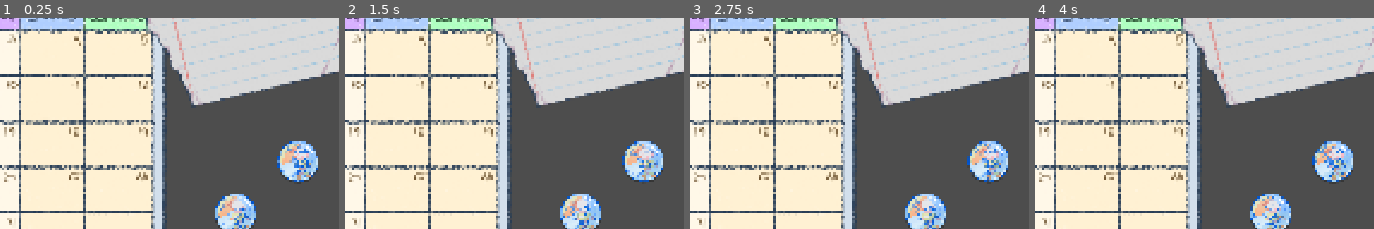
Above: before the commit, frames 1-4 (left to right).
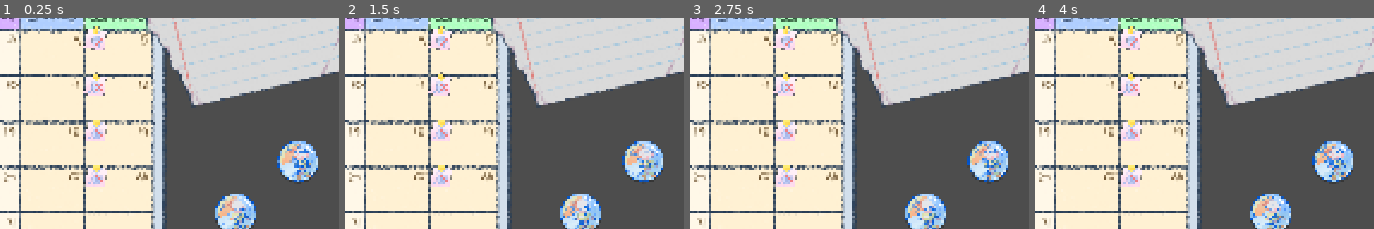
Above: after the commit, the same moments.

Repository: morsaastuta/SeviJam3
Game: Godot game, scene res://nodes/calendars/03.tscn
The game is run twice, just before and just after one commit, with the same random seed, the same clock (stepped at 60 frames per second) and the same inputs. This scene is started directly instead of the project's main scene.
Inputs (mouse positions are % of the whole screen's width and height, from its top left):
- Up to frame 1 (0.25 s): no input
- Up to frame 2 (1.5 s): tap Enter at 0.5 s; drag from (91, 72) to (8, 46) at 0.52 s; drag from (82, 84) to (8, 46) at 1.27 s
- Up to frame 3 (2.75 s): tap Space (ui_select) at 2 s; move the mouse to (53, 30) at 2.02 s; hold Up (ui_up) from 2.03 s (still down); tap U at 2.1 s
- Up to frame 4 (4 s): release Up (ui_up) at 2.75 s; drag from (35, 74) to (82, 84) at 2.77 s; move the mouse to (76, 69) at 3.52 s; hold Down (ui_down) from 3.53 s (still down); tap Tab at 3.6 s; tap Space (ui_select) at 3.77 s
The pictures show only the part of the screen within x 48-97%, y 38-88%; the shares and areas given below are measured in that part.

The runs differ from the first frame. In frame 1, 2.3% of the frame differs, in the area x 24-32%, y 3-81%; in frame 2, 2.3%; in frame 3, 2.3%; in frame 4, 2.3%.
Error in both runs: Invalid assignment of property or key 'screen' with value of type 'ColorRect' on a base object of type 'null instance'. (res://scripts/gd/calendar_behaviour.gd…

Commit message:
a

Diff:
--- a/nodes/calendars/03.tscn
+++ b/nodes/calendars/03.tscn
@@ -8,6 +8,7 @@
 [ext_resource type="PackedScene" uid="uid://b1fa3o8y0dt2n" path="res://nodes/packed/magnet_0.tscn" id="5_iv61d"]
 [ext_resource type="FontFile" uid="uid://4soe34omom8k" path="res://assets/font/LT Colored Pencil.otf" id="5_liwia"]
 [ext_resource type="Texture2D" uid="uid://2ypckt2xfjqr" path="res://assets/images/post-its/p_rain.png" id="6_7amuo"]
+[ext_resource type="Texture2D" uid="uid://cx03q7yuadtdl" path="res://assets/images/post-its/p_no_magnet.png" id="9_aan61"]
 
 [sub_resource type="Theme" id="Theme_13yls"]
 
@@ -84,6 +85,26 @@
 theme = SubResource("Theme_13yls")
 color = Color(0, 0, 0, 0)
 
+[node name="PNoMagnet" type="Sprite2D" parent="."]
+position = Vector2(1293, 436)
+scale = Vector2(0.1, 0.1)
+texture = ExtResource("9_aan61")
+
+[node name="PNoMagnet2" type="Sprite2D" parent="."]
+position = Vector2(1292, 547)
+scale = Vector2(0.1, 0.1)
+texture = ExtResource("9_aan61")
+
+[node name="PNoMagnet3" type="Sprite2D" parent="."]
+position = Vector2(1294, 658)
+scale = Vector2(0.1, 0.1)
+texture = ExtResource("9_aan61")
+
+[node name="PNoMagnet4" type="Sprite2D" parent="."]
+position = Vector2(1294, 767)
+scale = Vector2(0.1, 0.1)
+texture = ExtResource("9_aan61")
+
 [connection signal="gui_input" from="Tray/ColorRect" to="Tray/ColorRect" method="_on_gui_input"]
 
 [editable path="Week3"]
--- a/nodes/calendars/06.tscn
+++ b/nodes/calendars/06.tscn
@@ -7,10 +7,10 @@
 [ext_resource type="Texture2D" uid="uid://bxaub4c5qlrvu" path="res://assets/images/props/help_windstorm.png" id="4_phkgn"]
 [ext_resource type="PackedScene" uid="uid://bd2jiaw5hiskq" path="res://nodes/packed/week.tscn" id="5_fstfa"]
 [ext_resource type="FontFile" uid="uid://4soe34omom8k" path="res://assets/font/LT Colored Pencil.otf" id="5_wcfft"]
-[ext_resource type="PackedScene" uid="uid://b1fa3o8y0dt2n" path="res://nodes/packed/magnet_0.tscn" id="6_q43t1"]
 [ext_resource type="Texture2D" uid="uid://cx03q7yuadtdl" path="res://assets/images/post-its/p_no_magnet.png" id="7_2vcs6"]
 [ext_resource type="PackedScene" uid="uid://voinhe3w734h" path="res://nodes/packed/sticker.tscn" id="7_6nj40"]
 [ext_resource type="Texture2D" uid="uid://cv18dhlp5mkos" path="res://assets/images/icons/stickers/s_virgen.png" id="8_4reae"]
+[ext_resource type="PackedScene" uid="uid://fjghibbvx8dn" path="res://nodes/packed/magnet_1.tscn" id="9_fstfa"]
 
 [sub_resource type="Theme" id="Theme_nbp2d"]
 
@@ -146,14 +146,14 @@
 scale = Vector2(0.1, 0.1)
 texture = ExtResource("7_2vcs6")
 
-[node name="Magnet" parent="." instance=ExtResource("6_q43t1")]
-position = Vector2(1603, 881)
+[node name="Magnet4" parent="." instance=ExtResource("9_fstfa")]
+position = Vector2(1626, 719)
 
-[node name="Magnet3" parent="." instance=ExtResource("6_q43t1")]
-position = Vector2(1737, 914)
+[node name="Magnet5" parent="." instance=ExtResource("9_fstfa")]
+position = Vector2(1600, 919)
 
-[node name="Magnet2" parent="." instance=ExtResource("6_q43t1")]
-position = Vector2(1757, 770)
+[node name="Magnet6" parent="." instance=ExtResource("9_fstfa")]
+position = Vector2(1784, 815)
 
 [node name="Tray" type="CanvasLayer" parent="."]
 layer = 5
Not shown: 1 places in nodes/calendars/03.tscn that only renumber resources
